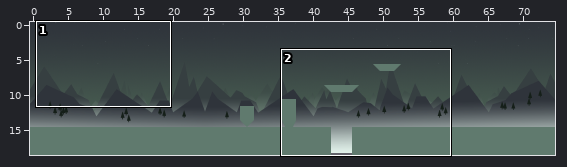
Tiled map (JSON), stored at assets/Tilemap/level1_ground_test.json. The picture above shows the old version from afar; the outline marks the close-up.
Close-up. Before the edit:
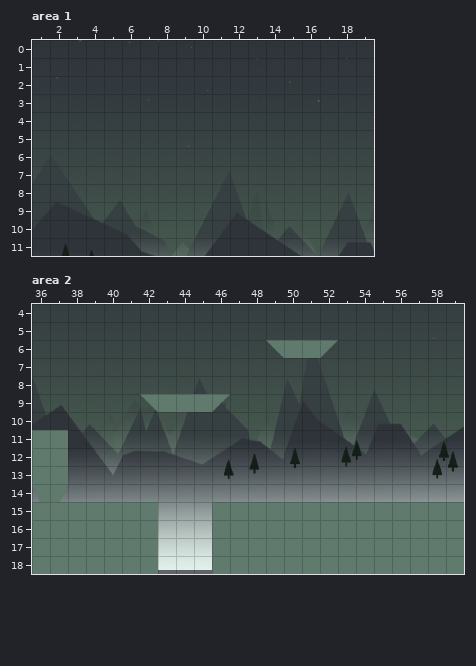
Cells are 32x32 px. Shown: area 1 x 1..19, y 0..11; area 2 x 36..59, y 4..18. The commit also changed other parts of the map, which this record leaves out.
Once edited:
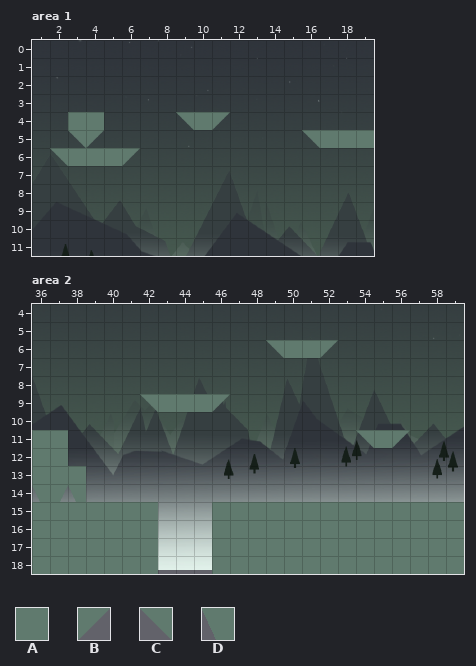
Key: from "level1_tilemap": A 0, B 1, C 2, D 7.
_ is an empty cell.
From old to new:
{"where": "layer \"Kachelebene 2\", area 1"}
{"y":4,"x":3,"old":"__","new":"AA"}
{"y":4,"x":9,"old":"___","new":"CAB"}
{"y":5,"x":3,"old":"__","new":"CB"}
{"y":5,"x":16,"old":"____","new":"CAAA"}
{"y":6,"x":2,"old":"_____","new":"CAAAB"}
{"where": "layer \"Kachelebene 2\", area 2"}
{"y":11,"x":54,"old":"___","new":"CAB"}
{"y":13,"x":38,"old":"_","new":"A"}
{"y":14,"x":38,"old":"_","new":"D"}
